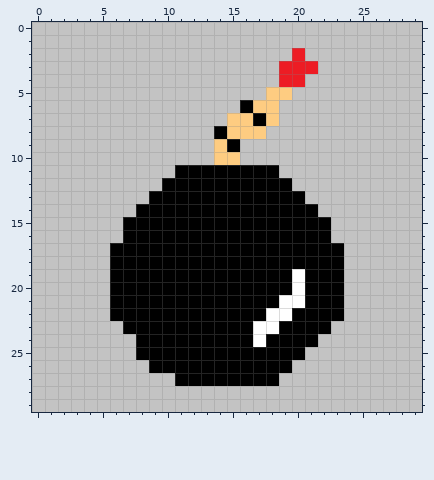
File history of a pixel-art sprite, oop-bound/image/bomb.png. Above is the file before it was changed.
The file is 30x30 pixels.
The same view after the edit:
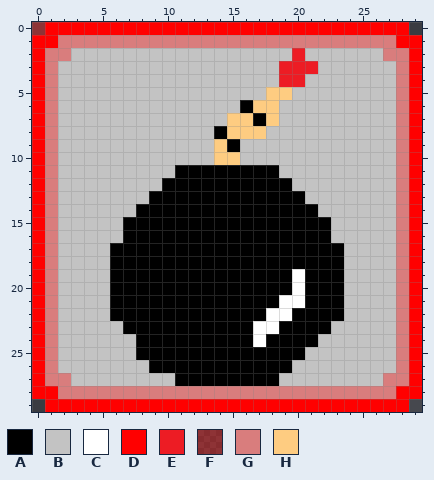
Palette (. is transparent): A #000000  B #c3c3c3  C #ffffff  D #ff0000  E #ed1c24  F #f9131366  G #d97d7d  H #fecc81
The exact change:
{"y":0,"x":0,"old":"BBBBBBBBBBBBBBBBBBBBBBBBBBBBBB","new":"FDDDDDDDDDDDDDDDDDDDDDDDDDDDD."}
{"y":1,"x":0,"old":"BBBBBBBBBBBBBBBBBBBBBBBBBBBBBB","new":"DDGGGGGGGGGGGGGGGGGGGGGGGGGGDD"}
{"y":2,"x":0,"old":"BBB","new":"DGG"}
{"y":2,"x":27,"old":"BBB","new":"GGD"}
{"y":3,"x":0,"old":"BB","new":"DG"}
{"y":3,"x":28,"old":"BB","new":"GD"}
{"y":4,"x":0,"old":"BB","new":"DG"}
{"y":4,"x":28,"old":"BB","new":"GD"}
{"y":5,"x":0,"old":"BB","new":"DG"}
{"y":5,"x":28,"old":"BB","new":"GD"}
{"y":6,"x":0,"old":"BB","new":"DG"}
{"y":6,"x":28,"old":"BB","new":"GD"}
{"y":7,"x":0,"old":"BB","new":"DG"}
{"y":7,"x":28,"old":"BB","new":"GD"}
{"y":8,"x":0,"old":"BB","new":"DG"}
{"y":8,"x":28,"old":"BB","new":"GD"}
{"y":9,"x":0,"old":"BB","new":"DG"}
{"y":9,"x":28,"old":"BB","new":"GD"}
{"y":10,"x":0,"old":"BB","new":"DG"}
{"y":10,"x":28,"old":"BB","new":"GD"}
{"y":11,"x":0,"old":"BB","new":"DG"}
{"y":11,"x":28,"old":"BB","new":"GD"}
{"y":12,"x":0,"old":"BB","new":"DG"}
{"y":12,"x":28,"old":"BB","new":"GD"}
{"y":13,"x":0,"old":"BB","new":"DG"}
{"y":13,"x":28,"old":"BB","new":"GD"}
{"y":14,"x":0,"old":"BB","new":"DG"}
{"y":14,"x":28,"old":"BB","new":"GD"}
{"y":15,"x":0,"old":"BB","new":"DG"}
{"y":15,"x":28,"old":"BB","new":"GD"}
{"y":16,"x":0,"old":"BB","new":"DG"}
{"y":16,"x":28,"old":"BB","new":"GD"}
{"y":17,"x":0,"old":"BB","new":"DG"}
{"y":17,"x":28,"old":"BB","new":"GD"}
{"y":18,"x":0,"old":"BB","new":"DG"}
{"y":18,"x":28,"old":"BB","new":"GD"}
{"y":19,"x":0,"old":"BB","new":"DG"}
{"y":19,"x":28,"old":"BB","new":"GD"}
{"y":20,"x":0,"old":"BB","new":"DG"}
{"y":20,"x":28,"old":"BB","new":"GD"}
{"y":21,"x":0,"old":"BB","new":"DG"}
{"y":21,"x":28,"old":"BB","new":"GD"}
{"y":22,"x":0,"old":"BB","new":"DG"}
{"y":22,"x":28,"old":"BB","new":"GD"}
{"y":23,"x":0,"old":"BB","new":"DG"}
{"y":23,"x":28,"old":"BB","new":"GD"}
{"y":24,"x":0,"old":"BB","new":"DG"}
{"y":24,"x":28,"old":"BB","new":"GD"}
{"y":25,"x":0,"old":"BB","new":"DG"}
{"y":25,"x":28,"old":"BB","new":"GD"}
{"y":26,"x":0,"old":"BB","new":"DG"}
{"y":26,"x":28,"old":"BB","new":"GD"}
{"y":27,"x":0,"old":"BBB","new":"DGG"}
{"y":27,"x":27,"old":"BBB","new":"GGD"}
{"y":28,"x":0,"old":"BBBBBBBBBBBBBBBBBBBBBBBBBBBBBB","new":"DDGGGGGGGGGGGGGGGGGGGGGGGGGGDD"}
{"y":29,"x":0,"old":"BBBBBBBBBBBBBBBBBBBBBBBBBBBBBB","new":".DDDDDDDDDDDDDDDDDDDDDDDDDDDD."}
{"label":"changed","picture_box":[32,22,422,412]}
